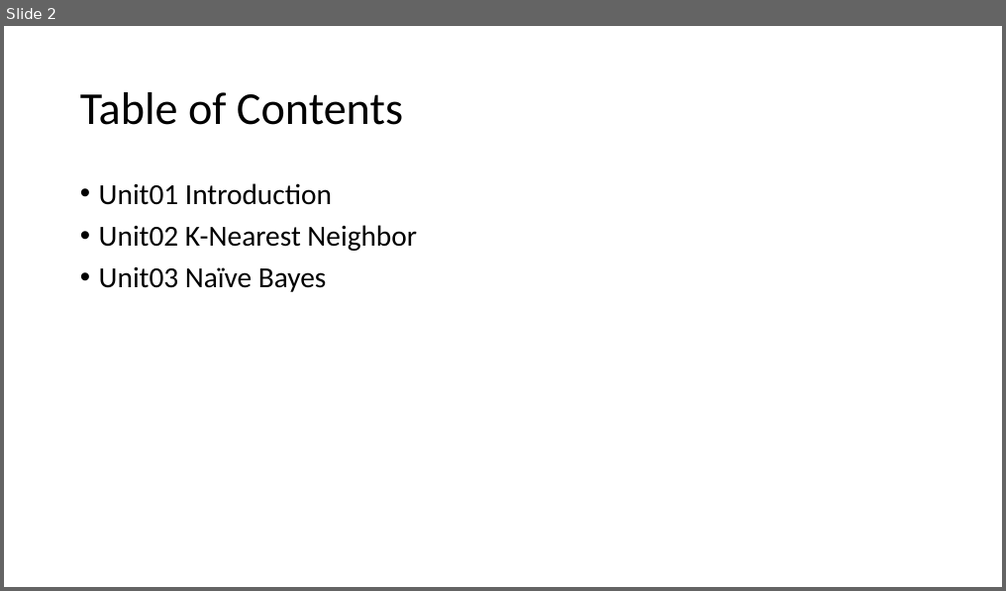
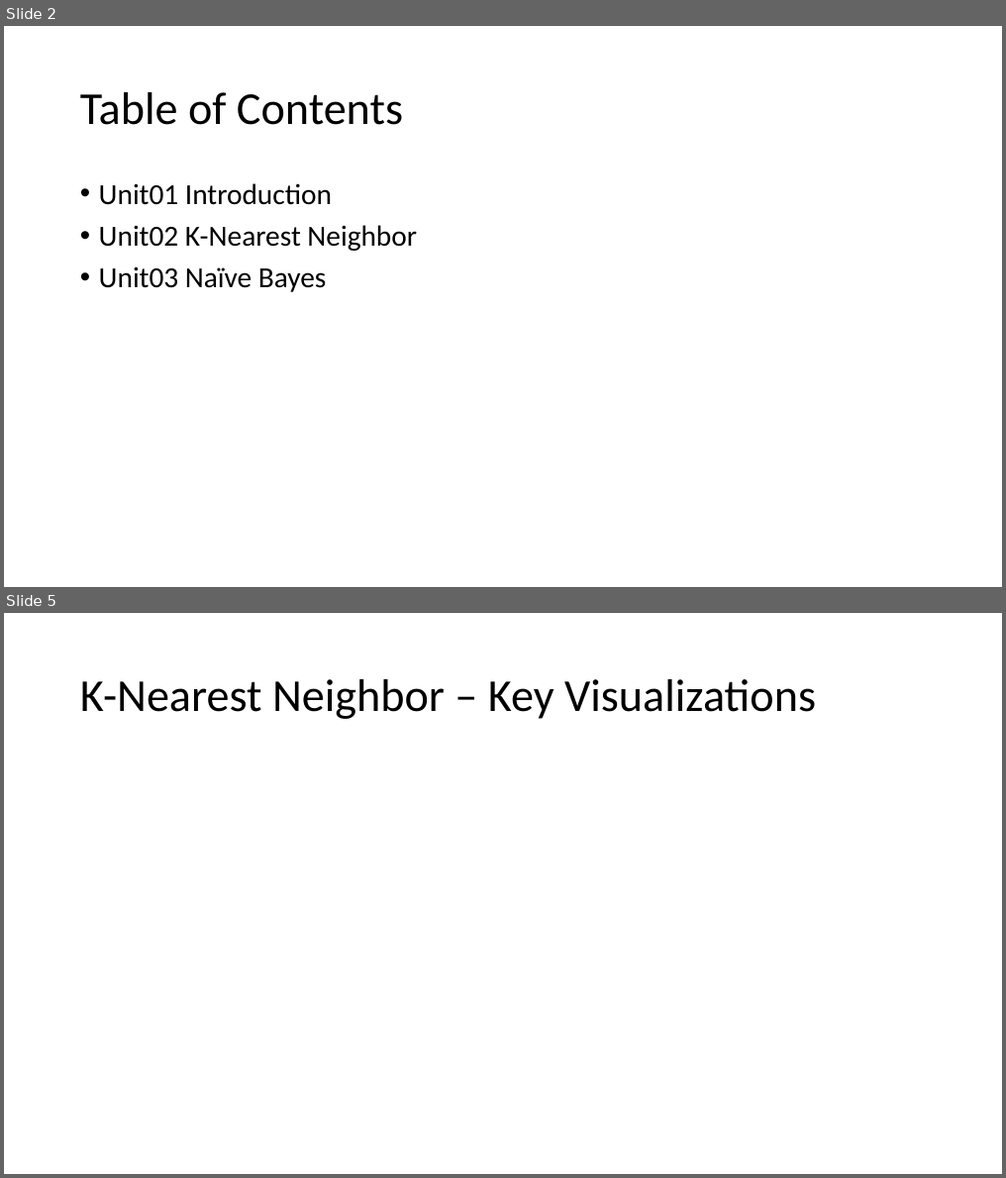
Before and after one commit to K-AlfredIwasaki/study_notes, a slide deck: SUMMARY/W207 MACHINE LEARNING.pptx. Shown one above the other, each under a label of ours: slide 2 before the commit, slides 2 and 5 after it; the slides between them are not shown. The pictures are 1006x591 and 1006x1178 pixels, drawn with LibreOffice and Linux fonts; fonts in the diff are those of the drawing. Boxes give left, top, right and bottom in pixels: in the first picture for what was removed or moved away, otherwise in the second. Text is boxed around its words. In the diff, an @@ line names an element or a change of style, - is before the commit and + after.

```diff
--- a/SUMMARY/W207 MACHINE LEARNING.pptx
+++ b/SUMMARY/W207 MACHINE LEARNING.pptx
@@ slide 5 added at (4, 613, 1002, 1174), background #FFFFFF @@
@@ title added at (80, 679, 816, 719), 44 pt, text #000000 @@
+K-Nearest Neighbor – Key Visualizations
```
Also in this commit, not shown: 5 other slides added, 46 other files.
